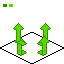
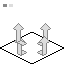
Two versions of the same layered image (64x64). Layer-by-layer changes:
painted on "left" over [13, 23, 27, 46]
painted on "down" over [14, 36, 27, 56]
painted on "right" over [37, 36, 50, 56]
painted on "up" over [37, 23, 51, 46]
painted on "Background" over [3, 4, 13, 7]
